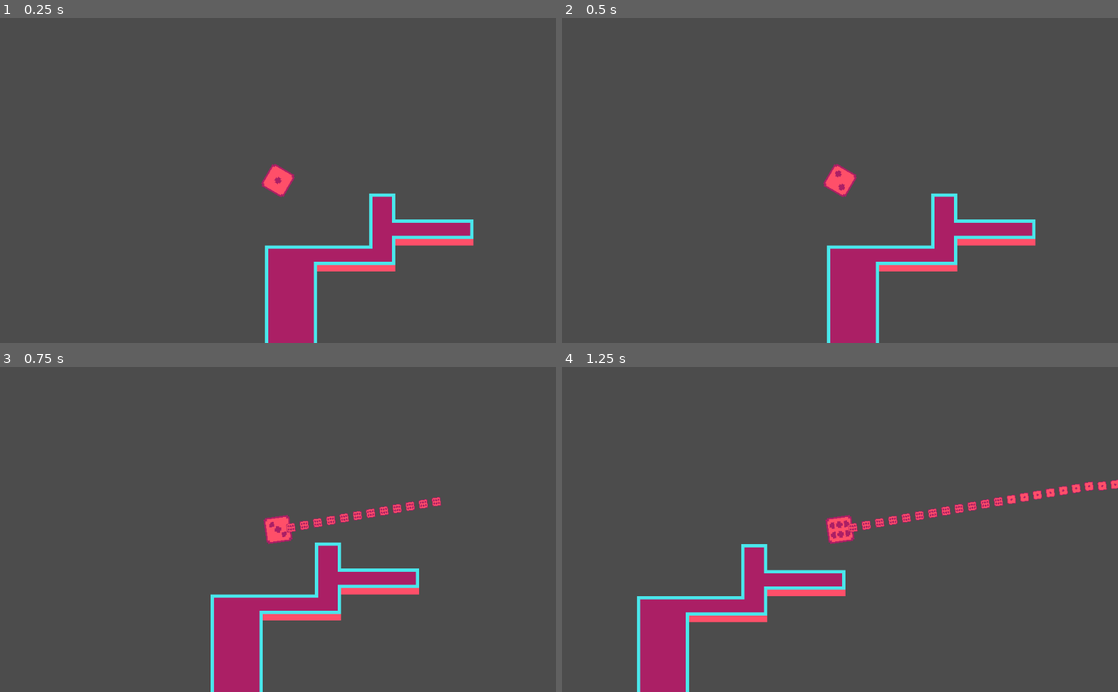
Above: before the commit, frames 1-4 (two rows, left to right).
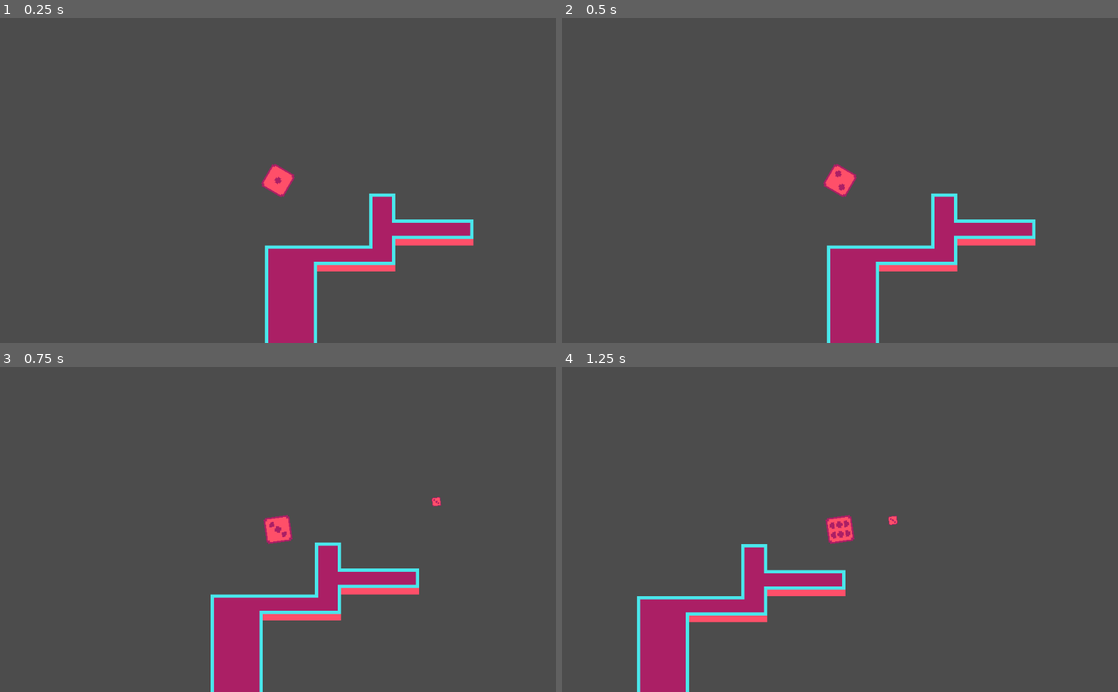
Above: after the commit, the same moments.

Repository: russmatney/dice-nine
Game: Godot game, scene res://src/demos/TilesDemo.tscn
The game is run twice, just before and just after one commit, with the same random seed, the same clock (stepped at 60 frames per second) and the same inputs.
Inputs (mouse positions are in pixels of both pictures, inside the frame that each line leads up to):
- Up to frame 1 (0.25 s): no input
- Up to frame 2 (0.5 s): no input
- Up to frame 3 (0.75 s): tap Enter at 0.5 s; move the mouse to (400, 513) at 0.52 s; hold D (move_right) from 0.53 s (still down); hold E (fire) from 0.53 s (still down)
- Up to frame 4 (1.25 s): keep holding D (move_right); keep holding E (fire)

Frames 1-2 are identical in both runs. In frame 3, 0.5% of the frame differs, in the area x 51-80%, y 40-52%; in frame 4, 0.9%, in the area x 51-100%, y 34-51%.

Commit message:
feat: fire delay

Diff:
--- a/src/Bullet.tscn
+++ b/src/Bullet.tscn
@@ -101,7 +101,7 @@
 [node name="AnimatedSprite" type="AnimatedSprite" parent="."]
 frames = SubResource( 3 )
 animation = "roll"
-frame = 5
+frame = 2
 playing = true
 
 [node name="RemoveTimer" type="Timer" parent="."]
--- a/src/Player.gd
+++ b/src/Player.gd
@@ -4,6 +4,9 @@
 var bullet = preload("res://src/Bullet.tscn")
 
 onready var fire_position = $FirePosition
+
+var fire_delay = 0.3
+var next_fire_in = 0
 
 ### ready #####################################################################
 
@@ -35,16 +38,21 @@
 var speed = 500
 var velocity = Vector2()
 
-func _physics_process(_delta):
+func _physics_process(delta):
   var intended = control_direction()
 
+  # use delta here?
   var v_diff = intended * speed
   velocity = move_and_slide(v_diff)
 
   look_at(get_global_mouse_position())
 
-  if is_fire_pressed():
+  if is_fire_pressed() and next_fire_in <= 0:
     fire()
+    next_fire_in = fire_delay
+  else:
+    next_fire_in -= delta
+
 
 ### fire ####################################################################
 
Not shown, changed: todo.org
